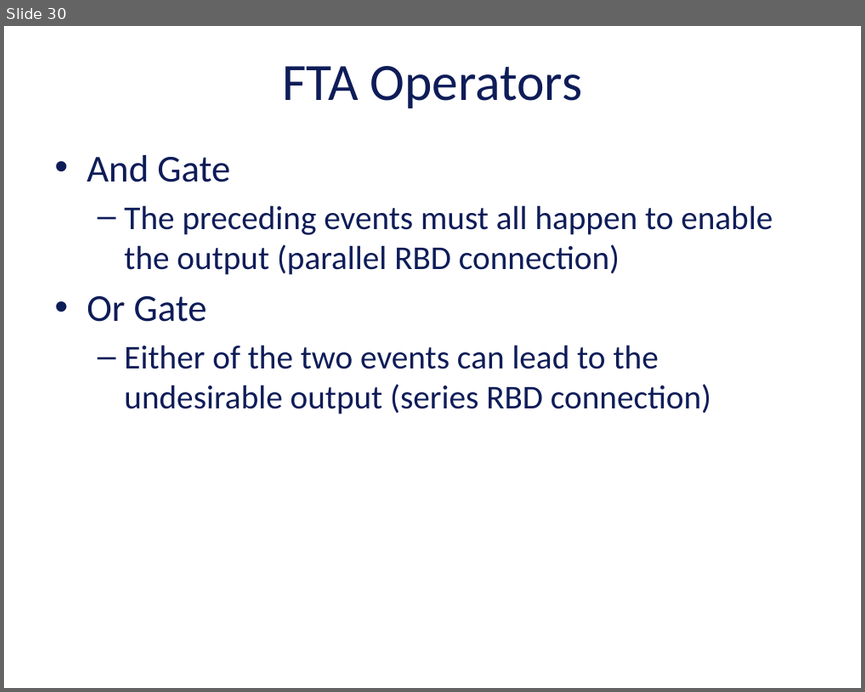
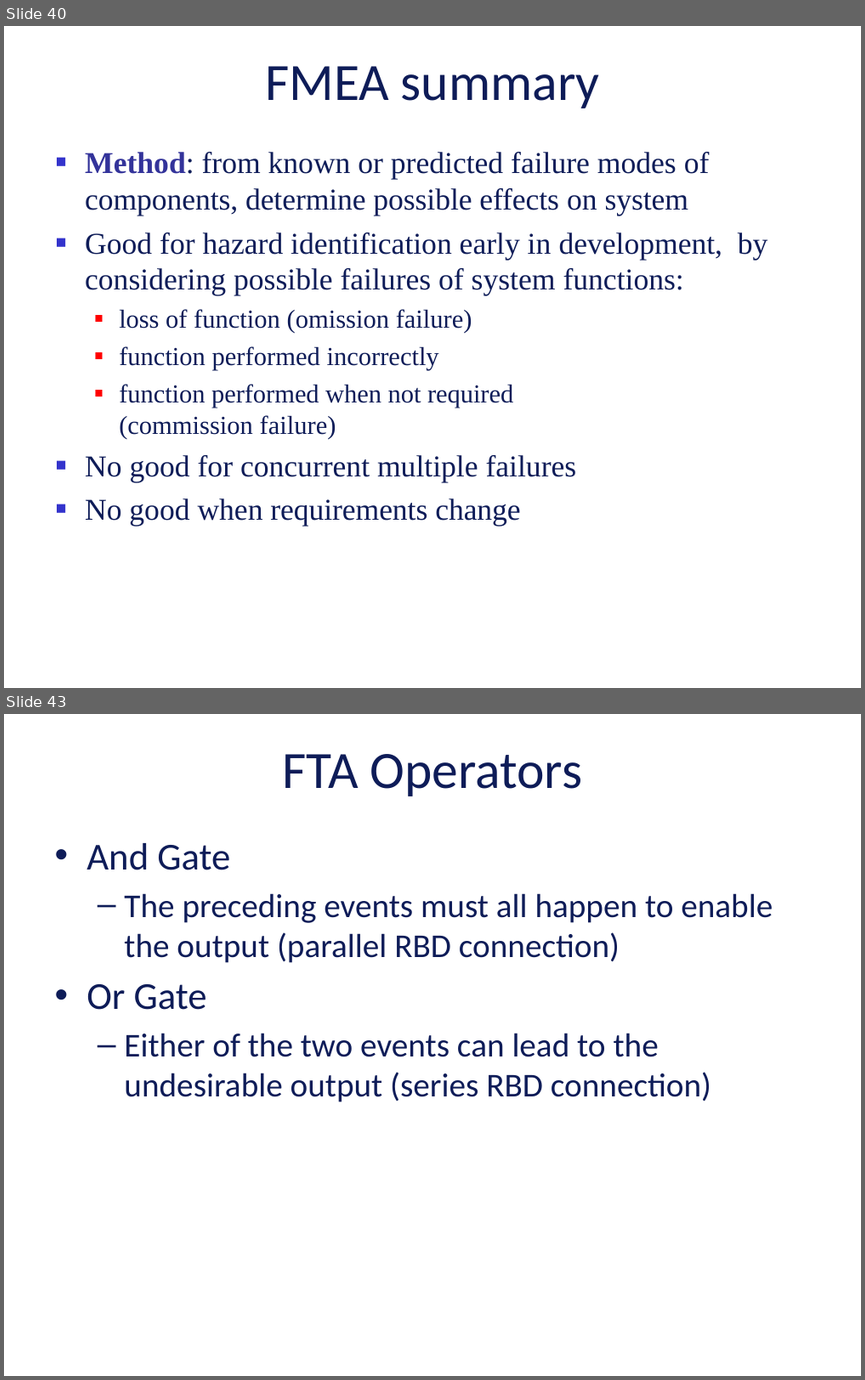
Before and after one commit to vu-resilient-distributed-systems/lectures-fall-2019, a slide deck: Module-3-reliability/02_3_ReliabilityBlockDiagramsAndFaultTree.pptx. Shown one above the other, each under a label of ours: slide 30 before the commit, slides 40 and 43 after it; the slides between them are not shown. The pictures are 865x692 and 865x1380 pixels, drawn with LibreOffice and Linux fonts; fonts in the diff are those of the drawing; background and template pictures are left out. Boxes give left, top, right and bottom in pixels: in the first picture for what was removed or moved away, otherwise in the second. Text is boxed around its words. In the diff, an @@ line names an element or a change of style, - is before the commit and + after.

```diff
--- a/Module-3-reliability/02_3_ReliabilityBlockDiagramsAndFaultTree.pptx
+++ b/Module-3-reliability/02_3_ReliabilityBlockDiagramsAndFaultTree.pptx
@@ slide 40 added at [4,26,861,688], background picture (left out) @@
@@ title added at [265,66,600,108], 48.4 pt, text #0E1C58 @@
+FMEA summary
@@ text added at [85,152,768,526], 28 pt, text #0E1C58 @@
+■ Method: from known or predicted failure modes of components, determine possible effects on system
+■ Good for hazard identification early in development, by considering possible failures of system functions:
+  ■ loss of function (omission failure)
+  ■ function performed incorrectly
+  ■ function performed when not required (commission failure)
+■ No good for concurrent multiple failures
+■ No good when requirements change
@@ what was slide 30 is now slide 43 @@
```
Also in this commit, not shown: 1 slide changed, 23 other slides added, 9 slides removed.
